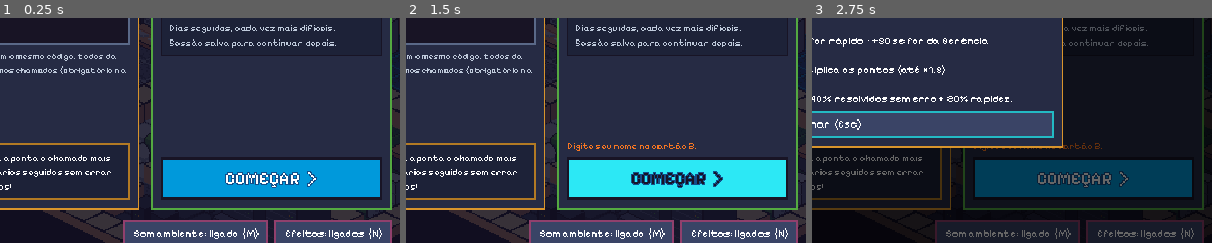
Above: before the commit, frames 1-3 (left to right).
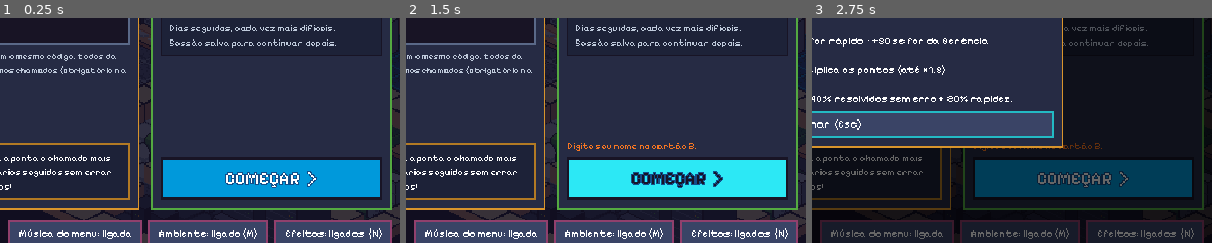
Above: after the commit, the same moments.

Repository: cimiano2/chamado-aberto
Game: Godot game, scene res://scenes/main.tscn
The game is run twice, just before and just after one commit, with the same random seed, the same clock (stepped at 60 frames per second) and the same inputs.
Inputs:
- Up to frame 1 (0.25 s): no input
- Up to frame 2 (1.5 s): click "COMEÇAR >" at 0.5 s; click "COMEÇAR >" at 1.25 s
- Up to frame 3 (2.75 s): click "Como jogar" at 2 s
The pictures show only the part of the screen within x 48-98%, y 50-100%; the shares and areas given below are measured in that part.

The runs differ from the first frame. In frame 1, 3.6% of the frame differs, in the area x 2-65%, y 89-100%; in frame 2, 3.6%; in frame 3, 2.9%.

Commit message:
Música original em 8 bits no menu, com opção de desligar
- Tema composto para o jogo (128 BPM, 16 compassos, loop de 30 s):
  melodia em pulso, arpejos, baixo triangular e bateria de ruído,
  gerado por síntese em art/sfx/build.py
- Toca só no menu; para ao começar a partida e volta ao retornar
- Botão "Música do menu" no menu, separado de ambiente e efeitos;
  a escolha fica salva

Co-Authored-By: Claude Opus 5.5 <noreply@anthropic.com>
Claude-Session: https://claude.ai/code/session_01ULB8X8jtmR9iGJQHphwBcx

Diff:
--- a/scripts/audio.gd
+++ b/scripts/audio.gd
@@ -11,10 +11,12 @@
 const PREF_PATH := "user://chamado_aberto_audio.cfg"
 
 var music_on := true      # som ambiente (ar-condicionado, teclados, telefone ao longe)
+var menu_music_on := true # música original do menu (assets/audio/menu_theme.ogg)
 var sfx_on := true
 var _streams := {}
 var _pool: Array[AudioStreamPlayer] = []
 var _music: AudioStreamPlayer
+var _menu_music: AudioStreamPlayer
 
 
 func _ready() -> void:
@@ -30,10 +32,17 @@
 	_music.stream = m
 	_music.volume_db = -2.0
 	add_child(_music)
+	_menu_music = AudioStreamPlayer.new()
+	var mm: AudioStreamOggVorbis = load("res://assets/audio/menu_theme.ogg")
+	mm.loop = true
+	_menu_music.stream = mm
+	_menu_music.volume_db = -6.0
+	add_child(_menu_music)
 	var cfg := ConfigFile.new()
 	if cfg.load(PREF_PATH) == OK:
 		music_on = cfg.get_value("audio", "ambient", true)
 		sfx_on = cfg.get_value("audio", "sfx", true)
+		menu_music_on = cfg.get_value("audio", "menu_music", true)
 
 
 func play(name: String, volume_db := 0.0) -> void:
@@ -57,6 +66,29 @@
 	_music.stop()
 
 
+## Música do menu: toca enquanto o menu está aberto (se estiver ligada).
+func play_menu_music() -> void:
+	if menu_music_on and not _menu_music.playing:
+		_menu_music.play()
+
+
+func stop_menu_music() -> void:
+	_menu_music.stop()
+
+
+func set_menu_music(on: bool) -> void:
+	menu_music_on = on
+	if on:
+		_menu_music.play()
+	else:
+		_menu_music.stop()
+	_save()
+
+
+func is_menu_music_playing() -> bool:
+	return _menu_music.playing
+
+
 func set_music(on: bool) -> void:
 	music_on = on
 	if on and not _music.playing:
@@ -78,5 +110,6 @@
 	var cfg := ConfigFile.new()
 	cfg.set_value("audio", "ambient", music_on)
 	cfg.set_value("audio", "sfx", sfx_on)
+	cfg.set_value("audio", "menu_music", menu_music_on)
 	cfg.save(PREF_PATH)
 	changed.emit()
--- a/scripts/main.gd
+++ b/scripts/main.gd
@@ -154,6 +154,7 @@
 	_room_labels.get_parent().visible = false     # HUD escondido enquanto o menu está aberto
 	if _audio:
 		_audio.stop_music()                          # o som ambiente toca só durante o jogo
+		_audio.play_menu_music()                     # e a música original só no menu
 	if _menu_layer:
 		_menu_layer.queue_free()
 	_menu_layer = CanvasLayer.new()
@@ -186,6 +187,7 @@
 		_menu_layer.queue_free()
 		_menu_layer = null
 	_room_labels.get_parent().visible = true
+	_audio.stop_menu_music()
 	_audio.start_music()
 	_audio.play("click")
 	state = State.PLAYING
--- a/scripts/menu.gd
+++ b/scripts/menu.gd
@@ -24,6 +24,7 @@
 var _mode_cards := {}         # modo -> PanelContainer
 var _error: Label
 var _music_btn: Button
+var _menu_music_btn: Button
 var _sfx_btn: Button
 var _popup: Control
 var _t := 0.0
@@ -225,6 +226,8 @@
 	var sp := Control.new()
 	sp.size_flags_horizontal = Control.SIZE_EXPAND_FILL
 	h.add_child(sp)
+	_menu_music_btn = _button("", func(): audio.set_menu_music(not audio.menu_music_on), Color("b55088"))
+	h.add_child(_menu_music_btn)
 	_music_btn = _button("", func(): audio.set_music(not audio.music_on), Color("b55088"))
 	_sfx_btn = _button("", func(): audio.set_sfx(not audio.sfx_on), Color("b55088"))
 	h.add_child(_music_btn)
@@ -321,7 +324,8 @@
 		st.set_content_margin_all(12)
 		_mode_cards[key].add_theme_stylebox_override("panel", st)
 	if audio:
-		_music_btn.text = "Som ambiente: %s  (M)" % ("ligado" if audio.music_on else "desligado")
+		_menu_music_btn.text = "Música do menu: %s" % ("ligada" if audio.menu_music_on else "desligada")
+		_music_btn.text = "Ambiente: %s (M)" % ("ligado" if audio.music_on else "desligado")
 		_sfx_btn.text = "Efeitos: %s  (N)" % ("ligados" if audio.sfx_on else "desligados")
 
 
--- a/tests/test_game.gd
+++ b/tests/test_game.gd
@@ -186,6 +186,31 @@
 	au.queue_free()
 	au2.queue_free()
 
+	# ---- música do menu: toca só no menu e pode ser desligada
+	DirAccess.remove_absolute(Audio.PREF_PATH)
+	var am := Audio.new()
+	root.add_child(am)
+	main._audio.menu_music_on = true
+	main._show_menu()
+	await process_frame
+	check(main._audio.is_menu_music_playing(), "música original toca no menu")
+	main.start_session({"name": "Musica", "class_code": "", "skin": 0, "hair": 0, "shirt": 0}, "treino", false)
+	await process_frame
+	check(not main._audio.is_menu_music_playing(), "música do menu para quando o jogo começa")
+	main.back_to_menu()
+	await process_frame
+	check(main._audio.is_menu_music_playing(), "música volta ao retornar para o menu")
+	main._audio.set_menu_music(false)
+	check(not main._audio.is_menu_music_playing(), "botão desliga a música do menu")
+	var am2 := Audio.new()
+	root.add_child(am2)
+	check(not am2.menu_music_on, "música do menu desligada fica salva")
+	main._audio.set_menu_music(true)
+	am.queue_free()
+	am2.queue_free()
+	var mt := load("res://assets/audio/menu_theme.ogg") as AudioStream
+	check(mt != null and absf(mt.get_length() - 30.0) < 0.2, "tema do menu tem 30 s (loop de 16 compassos)")
+
 	# ---- pausa: voltar ao menu (com confirmação) e continuar depois
 	main.start_session({"name": "Pausa Teste", "class_code": "", "skin": 0, "hair": 0, "shirt": 0}, "treino", false)
 	main.tickets.score = 333
Not shown, added: assets/audio/menu_theme.ogg.import
Binary file changed: docs/menu.png
Not shown, added: assets/audio/menu_theme.ogg
